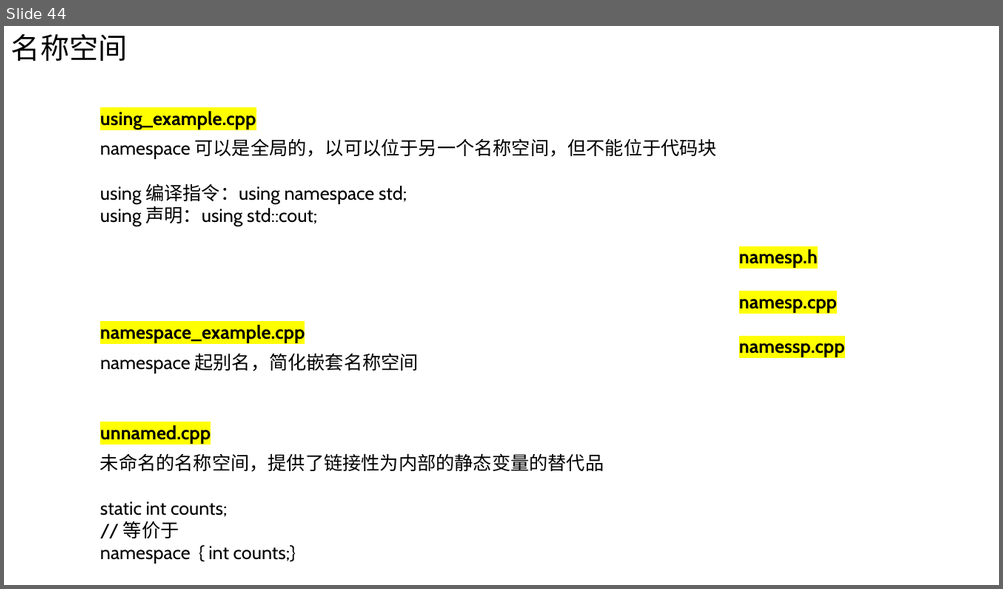
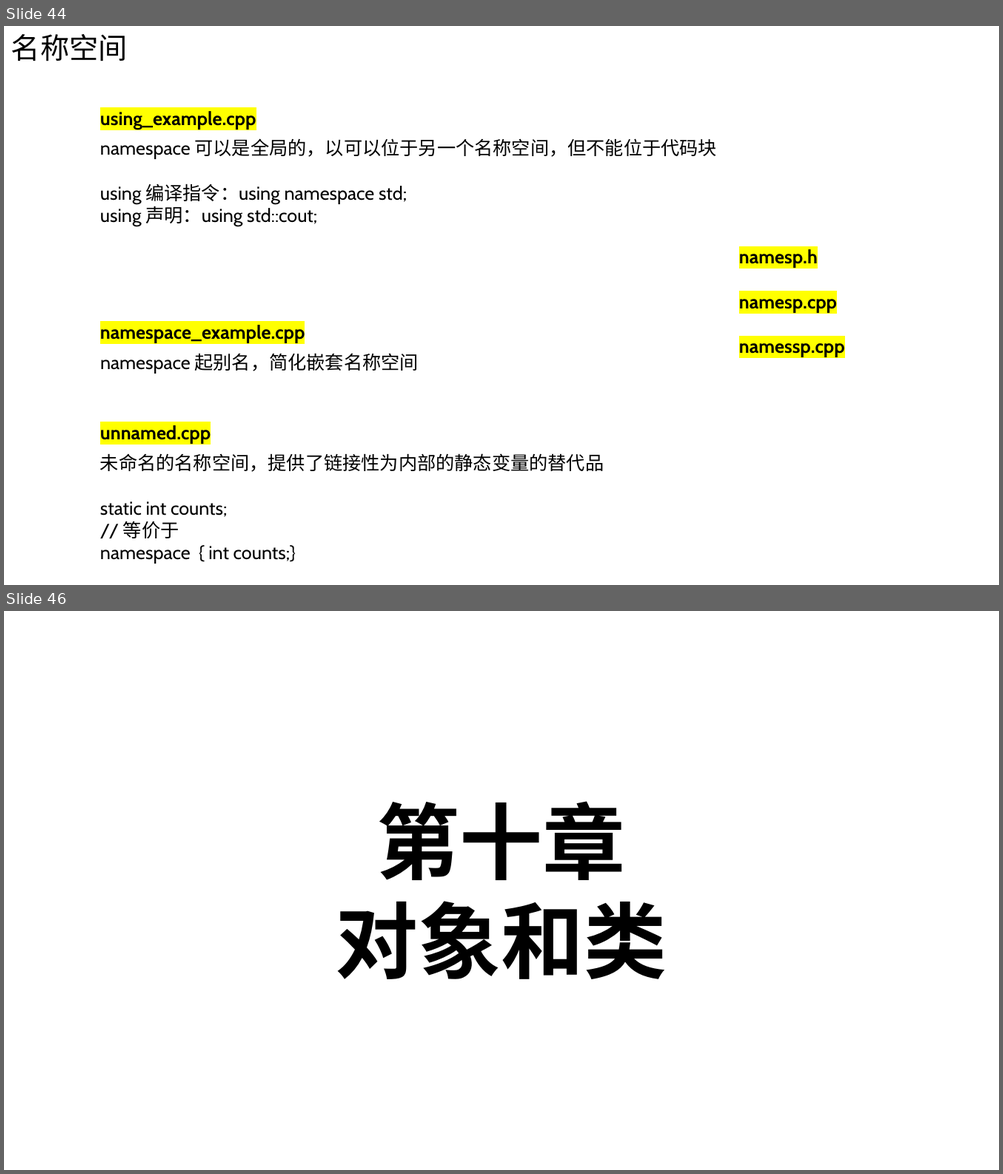
Before and after one commit to Chao200/CPP_Primer_Plus, a slide deck: C++ Primer Plus.pptx. Shown one above the other, each under a label of ours: slide 44 before the commit, slides 44 and 46 after it; the slides between them are not shown. The pictures are 1003x589 and 1003x1174 pixels, drawn with LibreOffice and Linux fonts; fonts in the diff are those of the drawing. Boxes give left, top, right and bottom in pixels: in the first picture for what was removed or moved away, otherwise in the second. Text is boxed around its words. In the diff, an @@ line names an element or a change of style, - is before the commit and + after.

```diff
--- a/C++ Primer Plus.pptx
+++ b/C++ Primer Plus.pptx
@@ slide 46 added at bbox=[4, 611, 999, 1170], background #FFFFFF @@
@@ text added at bbox=[336, 801, 667, 980], 80 pt, text #000000, bold @@
+第十章
+对象和类
```
Also in this commit, not shown: 1 slide changed, 9 other slides added, 1 slide removed.
